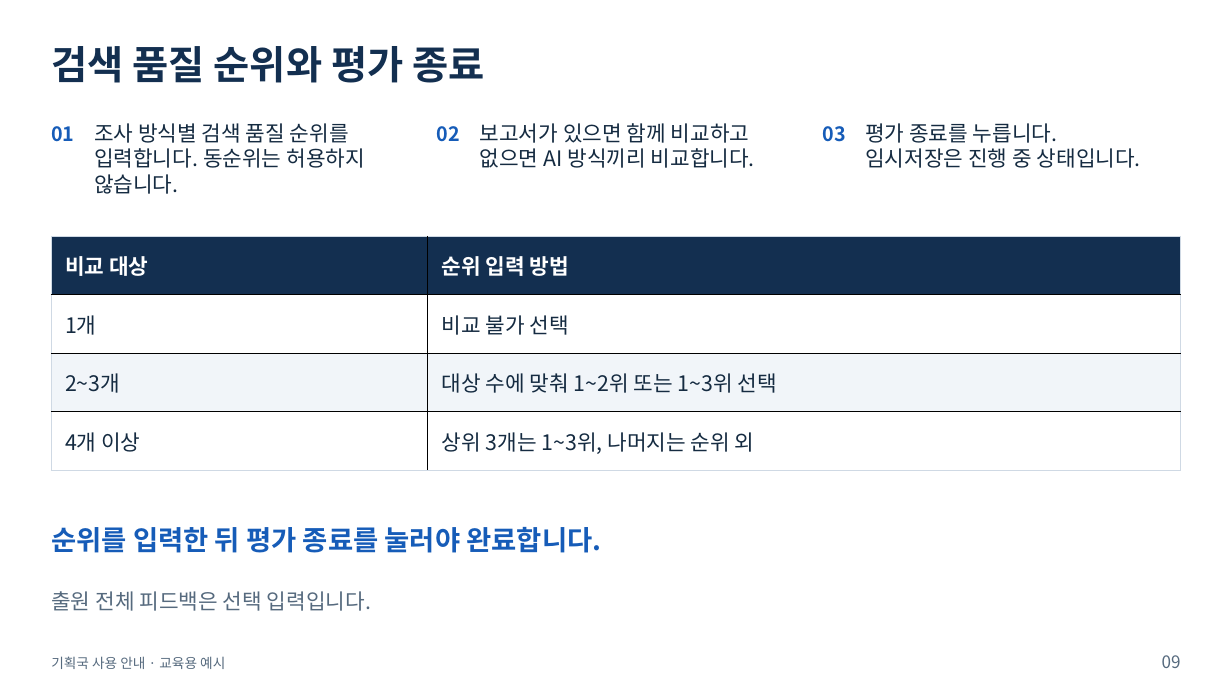
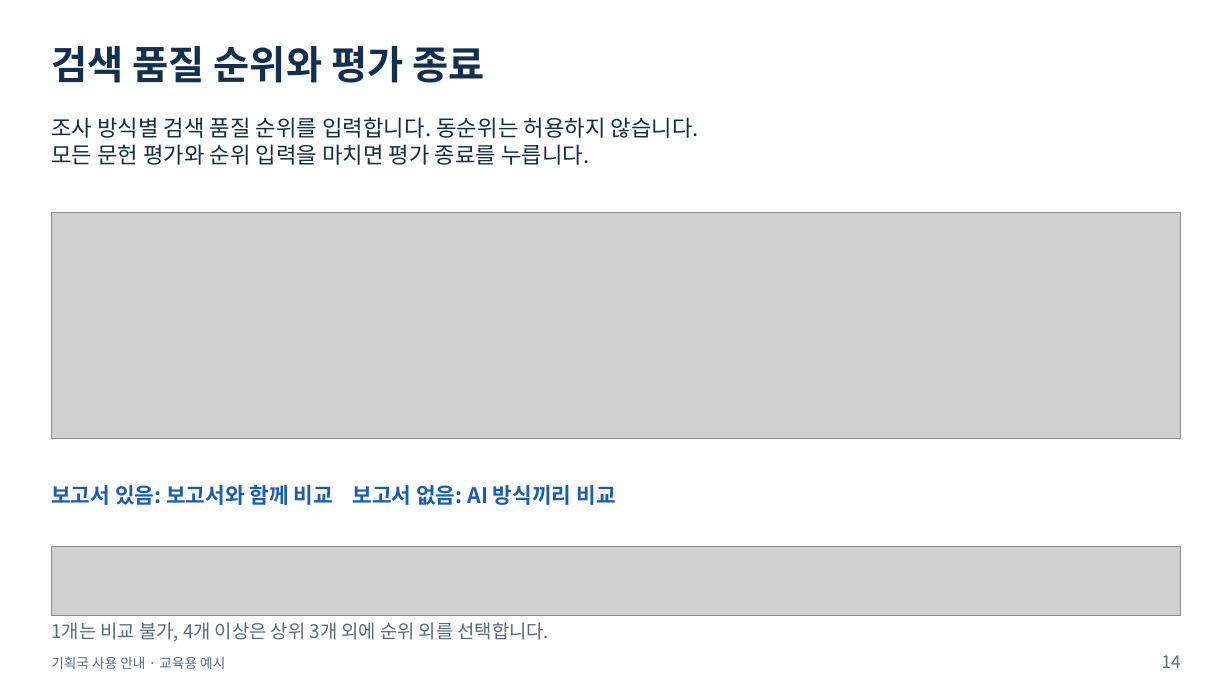
Before and after one commit to sohnjun96/PatentExamTools, a slide deck: slide 14 of docs/user-guides/기획국_AI검색결과평가_사용안내.pptx (slide 9 before the commit). Drawn at 1232x693 pixels with LibreOffice and Linux fonts; fonts in the diff are those of the drawing; grey boxes stand for pictures. Boxes give left, top, right and bottom in pixels: in the first picture for what was removed or moved away, otherwise in the second. Text is boxed around its words. In the diff, an @@ line names an element or a change of style, - is before the commit and + after.

```diff
--- a/docs/user-guides/기획국_AI검색결과평가_사용안내.pptx
+++ b/docs/user-guides/기획국_AI검색결과평가_사용안내.pptx
@@ text at <box>51,117,699,165</box>: text changed; size 18.8 to 19.5 pt @@
-조사 방식별 검색 품질 순위를
-입력합니다. 동순위는 허용하지 않습니다.
+조사 방식별 검색 품질 순위를 입력합니다. 동순위는 허용하지 않습니다.
+모든 문헌 평가와 순위 입력을 마치면 평가 종료를 누릅니다.
@@ text removed at <box>51,126,74,142</box> @@
-01
@@ text removed at <box>437,126,460,142</box> @@
-02
@@ text removed at <box>822,126,845,142</box> @@
-03
@@ text removed at <box>865,123,1141,168</box> @@
-평가 종료를 누릅니다.
-임시저장은 진행 중 상태입니다.
@@ table removed at <box>51,237,1180,471</box>, 4 rows, 2 columns @@
-비교 대상 | 순위 입력 방법
-1개 | 비교 불가 선택
-2~3개 | 대상 수에 맞춰 1~2위 또는 1~3위 선택
-4개 이상 | 상위 3개는 1~3위, 나머지는 순위 외
@@ picture added at <box>51,212,1180,438</box> @@
@@ text at <box>51,485,615,505</box>: text changed; text colour #152B41 to #165CB8; bold on @@
-보고서가 있으면 함께 비교하고
-없으면 AI 방식끼리 비교합니다.
+보고서 있음: 보고서와 함께 비교 보고서 없음: AI 방식끼리 비교
@@ text removed at <box>51,527,601,553</box> @@
-순위를 입력한 뒤 평가 종료를 눌러야 완료합니다.
@@ picture added at <box>51,546,1180,615</box> @@
@@ text at <box>51,622,550,642</box>: text changed; size 18.8 to 16.5 pt @@
-출원 전체 피드백은 선택 입력입니다.
+1개는 비교 불가, 4개 이상은 상위 3개 외에 순위 외를 선택합니다.
@@ text at <box>1162,655,1181,668</box>: text changed @@
-09
+14
```
Also in this commit, not shown: 6 other slides changed, 7 slides added, 1 slide removed, 1 other file.
